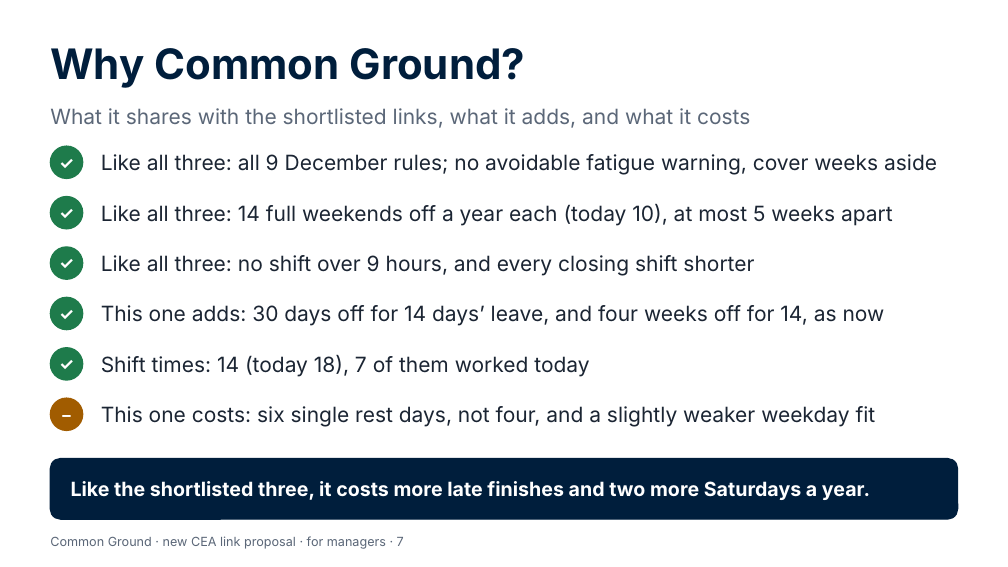
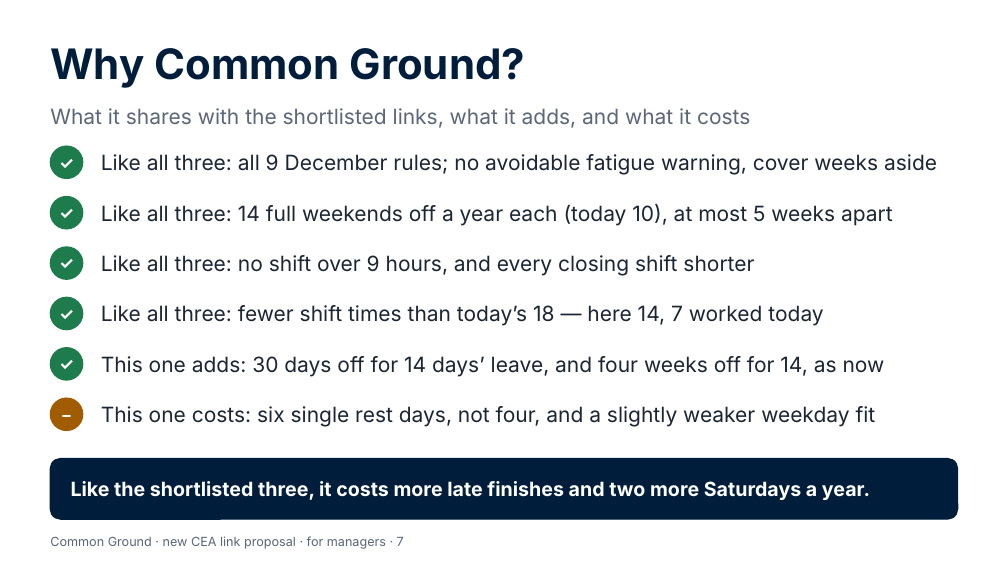
Before and after one commit to Garethdavidmiller/roster-app, a slide deck: slide 7 of docs/links-26/presentations-outside-the-pack/Common-Ground-for-managers.pptx. Drawn at 1008x567 pixels with LibreOffice and Linux fonts; fonts in the diff are those of the drawing. Boxes give left, top, right and bottom in pixels: in the first picture for what was removed or moved away, otherwise in the second. Text is boxed around its words. In the diff, an @@ line names an element or a change of style, - is before the commit and + after.

```diff
--- a/docs/links-26/presentations-outside-the-pack/Common-Ground-for-managers.pptx
+++ b/docs/links-26/presentations-outside-the-pack/Common-Ground-for-managers.pptx
@@ text at box(101, 305, 823, 326): text changed @@
-Shift times: 14 (today 18), 7 of them worked today
+Like all three: fewer shift times than today’s 18 — here 14, 7 worked today
@@ text "This one adds: 30 days ...": place and size @@
-text "This one adds: 30 days ..." at box(101, 305, 885, 326)
+text "This one adds: 30 days ..." at box(101, 356, 885, 377)
```
Also in this commit, not shown: 6 other files.
